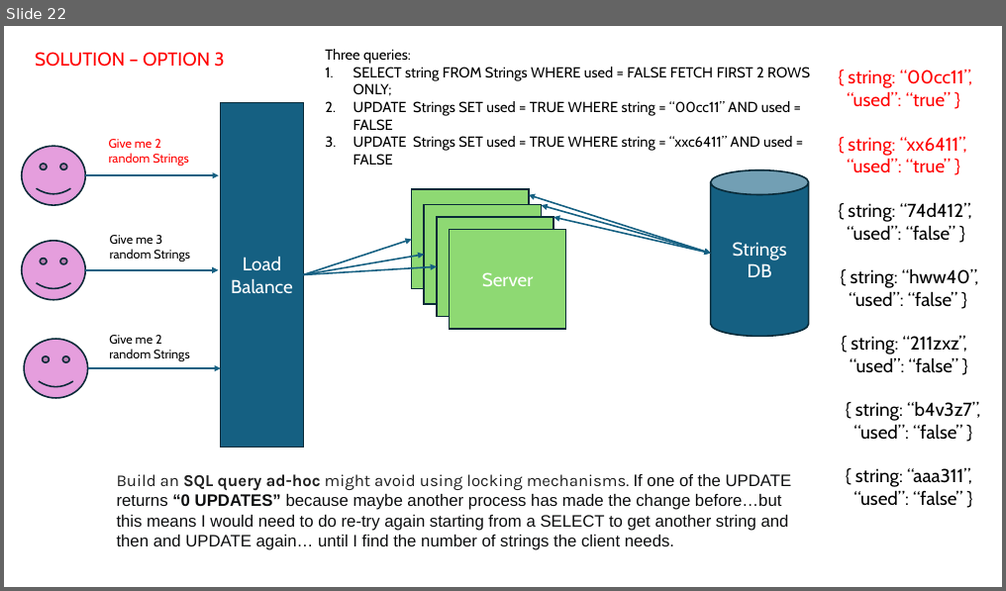
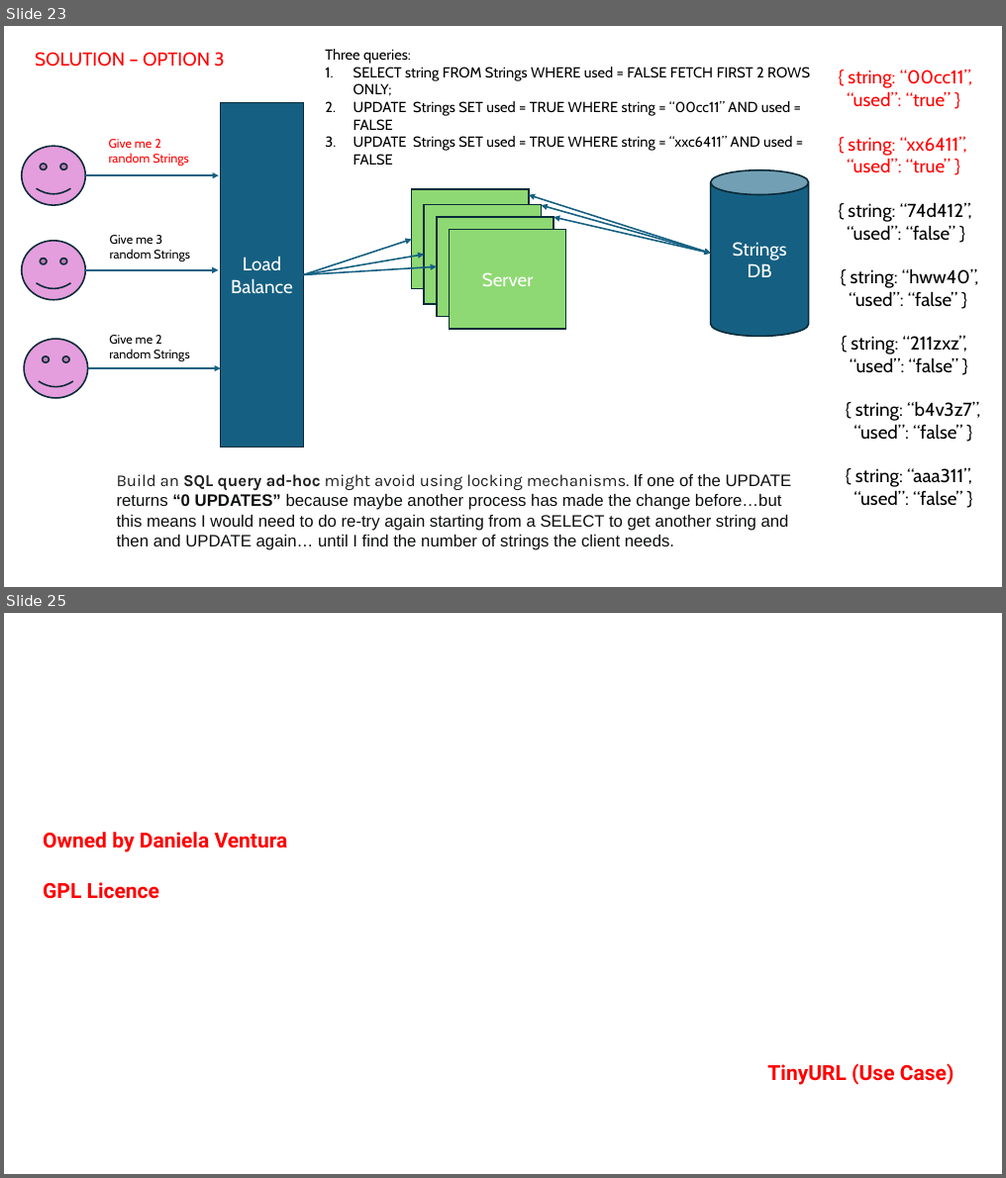
Before and after one commit to dventura3/system-design, a slide deck: docs/MySystemDesign_RangeOfCounter.pptx. Shown one above the other, each under a label of ours: slide 22 before the commit, slides 23 and 25 after it; the slides between them are not shown. The pictures are 1006x591 and 1006x1178 pixels, drawn with LibreOffice and Linux fonts; fonts in the diff are those of the drawing. Boxes give left, top, right and bottom in pixels: in the first picture for what was removed or moved away, otherwise in the second. Text is boxed around its words. In the diff, an @@ line names an element or a change of style, - is before the commit and + after.

```diff
--- a/docs/MySystemDesign_RangeOfCounter.pptx
+++ b/docs/MySystemDesign_RangeOfCounter.pptx
@@ slide 25 added at bbox=[4, 613, 1002, 1174], background #FFFFFF @@
@@ text added at bbox=[43, 832, 288, 899], 20 pt, text #FF0000, bold @@
+Owned by Daniela Ventura
+GPL Licence
@@ text added at bbox=[767, 1063, 954, 1085], 20 pt, text #FF0000, bold @@
+TinyURL (Use Case)
@@ what was slide 22 is now slide 23 @@
```
Also in this commit, not shown: 1 slide changed, 3 other slides added, 13 other files.
